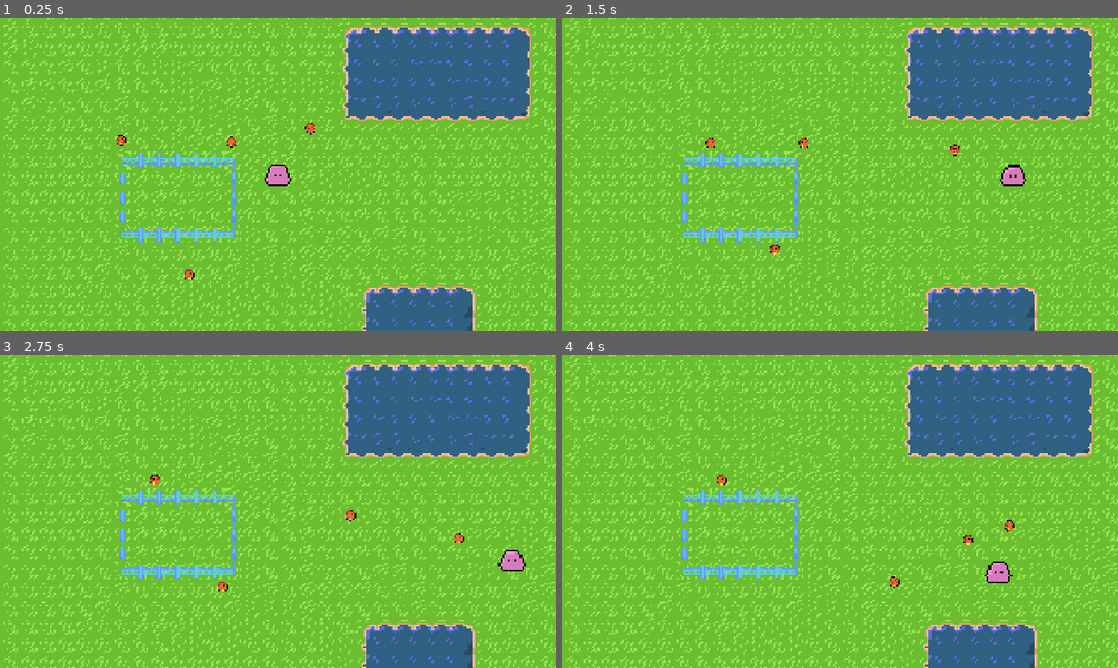
Above: before the commit, frames 1-4 (two rows, left to right).
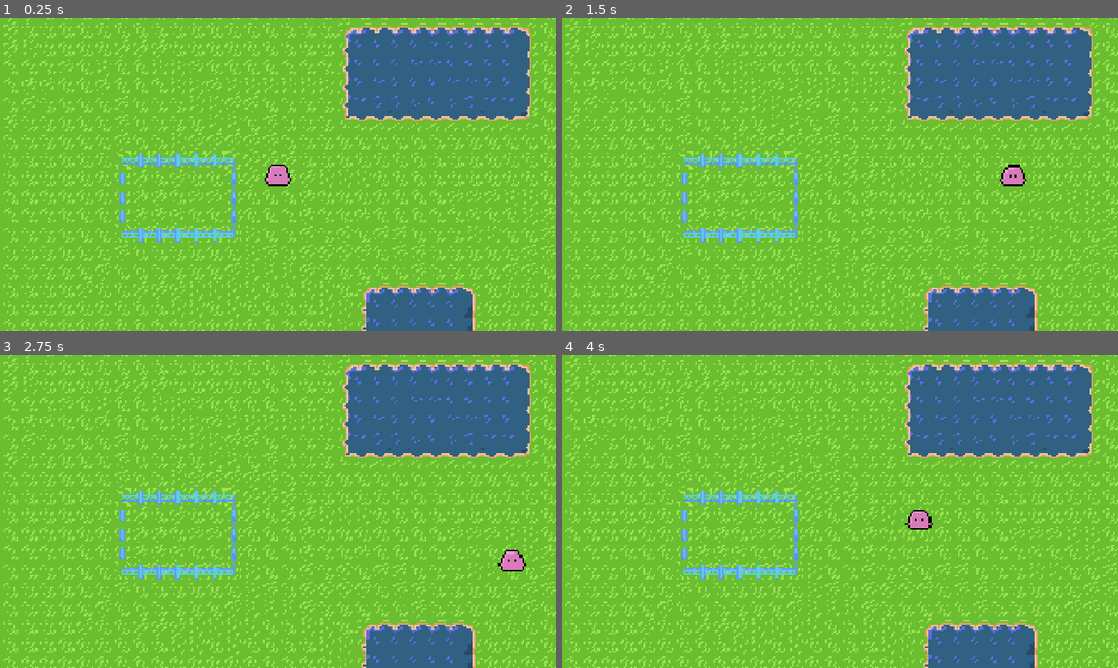
Above: after the commit, the same moments.

Repository: SyntaxError2505/bouncy-game
Game: Godot game, scene res://scenes/main_level.tscn
Two runs of this game, one before a commit and one after it. Both use one fixed random seed, a clock stepped at 60 frames per second and the inputs below.
Inputs (mouse positions are in pixels of both pictures, inside the frame that each line leads up to):
- Up to frame 1 (0.25 s): no input
- Up to frame 2 (1.5 s): move the mouse to (962, 158) at 0.52 s; hold D (move_right) 0.53-1.28 s; click (962, 158) at 0.67 s; move the mouse to (728, 190) at 1.27 s; hold S (move_down) from 1.28 s (still down)
- Up to frame 3 (2.75 s): move the mouse to (333, 442) at 2.02 s; release S (move_down) at 2.03 s; hold D (move_right) from 2.03 s (still down)
- Up to frame 4 (4 s): move the mouse to (812, 574) at 2.77 s; release D (move_right) at 2.78 s; hold W (move_up) 2.78-3.53 s; click (812, 574) at 2.92 s; move the mouse to (1006, 558) at 3.52 s; hold A (move_left) from 3.53 s (still down)

The runs differ from the first frame. In frame 1, 0.2% of the frame differs, in the area x 21-57%, y 33-84%; in frame 2, 0.2%; in frame 3, 0.2%; in frame 4, 0.7%, in the area x 27-82%, y 38-75%.

Commit message:
updated grunt with animations

Diff:
--- a/scenes/grunt.tscn
+++ b/scenes/grunt.tscn
@@ -35,8 +35,9 @@
 "speed": 5.0
 }]
 
-[node name="Grunt" type="CharacterBody2D" unique_id=1709366035]
+[node name="Grunt" type="CharacterBody2D" unique_id=1709366035 node_paths=PackedStringArray("target")]
 script = ExtResource("1_6upo6")
+target = NodePath("AnimatedSprite2D")
 
 [node name="CollisionShape2D" type="CollisionShape2D" parent="." unique_id=1226920458]
 shape = SubResource("CircleShape2D_g2els")
@@ -44,4 +45,4 @@
 [node name="AnimatedSprite2D" type="AnimatedSprite2D" parent="." unique_id=643532312]
 scale = Vector2(2.5, 2.5)
 sprite_frames = SubResource("SpriteFrames_6xe6r")
-frame_progress = 0.5532832
+frame_progress = 0.41373608
--- a/scenes/main_level.tscn
+++ b/scenes/main_level.tscn
@@ -2,7 +2,6 @@
 
 [ext_resource type="PackedScene" uid="uid://bg2i4ou667ibo" path="res://scenes/level1.tscn" id="1_5fr2l"]
 [ext_resource type="PackedScene" uid="uid://cxl5j8a8ta86q" path="res://scenes/player.tscn" id="1_v3uhd"]
-[ext_resource type="PackedScene" uid="uid://dd8113oel71qp" path="res://scenes/grunt.tscn" id="2_ufxs0"]
 [ext_resource type="AudioStream" uid="uid://byj7ow2fewlfb" path="res://audio/music/arena1.1.wav" id="3_k5pu3"]
 [ext_resource type="AudioStream" uid="uid://4x7k3fde3q3m" path="res://audio/music/arena1.2.wav" id="4_iqu8w"]
 [ext_resource type="AudioStream" uid="uid://c0x2dqa2sgl2b" path="res://audio/music/arena1.3.wav" id="5_5fr2l"]
@@ -140,10 +139,6 @@
 [node name="Camera2D" type="Camera2D" parent="." unique_id=1675722495]
 script = SubResource("GDScript_fkrx8")
 
-[node name="Grunt" parent="." unique_id=1709366035 node_paths=PackedStringArray("target") groups=["Enemies"] instance=ExtResource("2_ufxs0")]
-position = Vector2(-640, -137)
-target = NodePath("../Player")
-
 [node name="WorldAudioManager" type="Node" parent="." unique_id=36362369]
 script = SubResource("GDScript_iqu8w")
 
@@ -151,15 +146,3 @@
 stream = SubResource("AudioStreamInteractive_gwrw2")
 autoplay = true
 script = SubResource("GDScript_2sb77")
-
-[node name="Grunt2" parent="." unique_id=937611936 node_paths=PackedStringArray("target") groups=["Enemies"] instance=ExtResource("2_ufxs0")]
-position = Vector2(-373, 422)
-target = NodePath("../Player")
-
-[node name="Grunt3" parent="." unique_id=1025062188 node_paths=PackedStringArray("target") groups=["Enemies"] instance=ExtResource("2_ufxs0")]
-position = Vector2(-167, -114)
-target = NodePath("../Player")
-
-[node name="Grunt4" parent="." unique_id=1515741091 node_paths=PackedStringArray("target") groups=["Enemies"] instance=ExtResource("2_ufxs0")]
-position = Vector2(131, -185)
-target = NodePath("../Player")
--- a/scripts/enemy.gd
+++ b/scripts/enemy.gd
@@ -7,11 +7,15 @@
 @export var health: int
 @export var prefered_distance: float = 200.0
 @export var distance_buffer: float = 50.0
+@export var animation_player: AnimatedSprite2D
 
 func _ready():
 	health = max_health
 
 func _physics_process(delta: float) -> void:
+	# animation
+	animation_player.play("default")
+
 	# death
 	if health <= 0:
 		queue_free()
